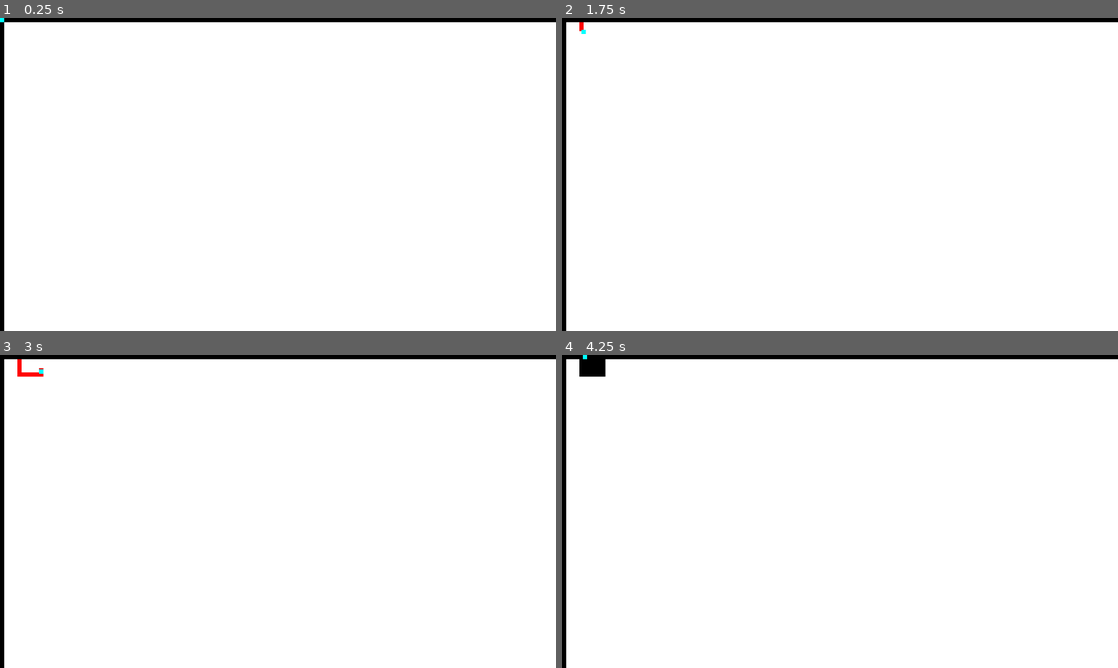
Above: before the commit, frames 1-4 (two rows, left to right).
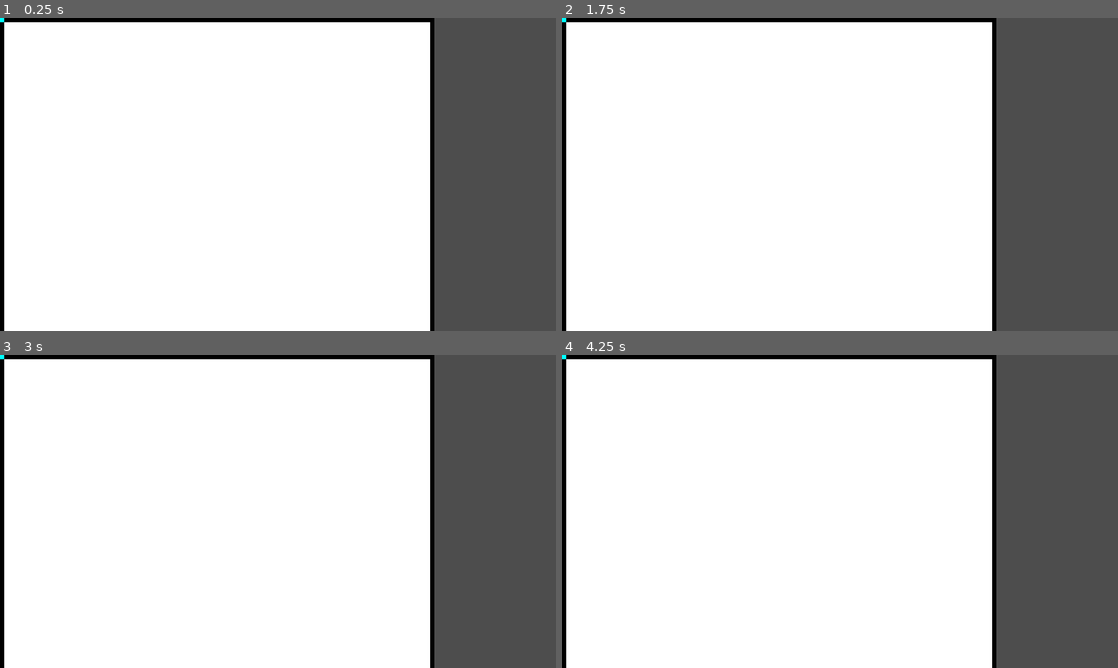
Above: after the commit, the same moments.

Repository: mfventura/xonix-replica
Game: Godot game, scene res://Gameboard.tscn
Same seed, same stepped clock (60 frames per second), same inputs: the game is played once before the commit and once after it.
Inputs:
- Up to frame 1 (0.25 s): no input
- Up to frame 2 (1.75 s): tap Enter at 0.5 s; hold Right (ui_right) 0.53-1.28 s; tap Space at 1.25 s; hold Down (ui_down) from 1.28 s (still down)
- Up to frame 3 (3 s): tap Enter at 2 s; release Down (ui_down) at 2.03 s; hold Right (ui_right) 2.03-2.78 s; tap Space at 2.75 s; hold Up (ui_up) from 2.78 s (still down)
- Up to frame 4 (4.25 s): release Up (ui_up) at 3.53 s; hold Left (ui_left) from 3.53 s (still down)

The runs differ from the first frame. In frame 1, 23% of the frame differs, in the area x 77-100%, y 0-100%; in frame 2, 23%; in frame 3, 23%; in frame 4, 23%, in the area x 0-100%, y 0-100%.

Commit message:
Refactor

Diff:
--- a/Cell.tscn
+++ /dev/null
@@ -1,46 +0,0 @@
-[gd_scene load_steps=3 format=3 uid="uid://cl1svdr8eqk8f"]
-
-[sub_resource type="GDScript" id="GDScript_pervj"]
-script/source = "extends Area2D
-
-var size = 20
-var current_value = 0
-var x
-var y
-
-# Called when the node enters the scene tree for the first time.
-func _ready():
-	pass # Replace with function body.
-
-
-# Called every frame. 'delta' is the elapsed time since the previous frame.
-func _process(delta):
-	pass
-
-func set_size(new_size):
-	size = new_size
-
-func set_current_value(new_value : int):
-	current_value = new_value
-
-func set_x_y(new_x, new_y):
-	x = new_x
-	y = new_y
-
-func _draw():
-	var color = Color.WHITE
-	if(current_value == -1):
-		color = Color.GRAY
-	elif (current_value == 1):
-		color = Color.BLACK
-	var rect = Rect2(-size/2, -size/2, size, size)
-	draw_rect(rect, color, true)
-"
-
-[sub_resource type="RectangleShape2D" id="RectangleShape2D_fsug5"]
-
-[node name="Cell" type="Area2D"]
-script = SubResource("GDScript_pervj")
-
-[node name="CollisionShape2D" type="CollisionShape2D" parent="."]
-shape = SubResource("RectangleShape2D_fsug5")
--- a/Character.gd
+++ b/Character.gd
@@ -3,30 +3,32 @@
 
 @export var speed = 60
 var size  : int = 2
+var player : int = 1
 
 # Called when the node enters the scene tree for the first time.
 func _ready():
 	pass # Replace with function body.
 
 func get_input():
-	if Input.is_action_pressed('ui_right'):
+	var remX =  int(position.x) % size
+	var remY =  int(position.y) % size
+	if Input.is_action_pressed('right_p'+str(player)):
 		velocity.x = 1
 		velocity.y = 0
-	elif Input.is_action_pressed('ui_left'):
+		position.y -= remY
+	elif Input.is_action_pressed('left_p'+str(player)):
 		velocity.x = -1
 		velocity.y = 0
-	elif Input.is_action_pressed('ui_down'):
+		position.y -= remY
+	elif Input.is_action_pressed('down_p'+str(player)):
 		velocity.y = 1
 		velocity.x = 0
-	elif Input.is_action_pressed('ui_up'):
+		position.x -= remX
+	elif Input.is_action_pressed('up_p'+str(player)):
 		velocity.y = -1
 		velocity.x = 0
+		position.x -= remX
 	velocity = (velocity.normalized() * speed)
-	print(velocity)
-
-# Called every frame. 'delta' is the elapsed time since the previous frame.
-func _process(delta):
-	pass
 
 func _physics_process(delta):
 	get_input()
--- a/Gameboard.gd
+++ b/Gameboard.gd
@@ -2,21 +2,19 @@
 
 
 var size : float = 10
-var width: float = 200
-var height: float = 200
+var width: float = 100
+var height: float = 100
 var offset = 0
 
 @export var char : CharacterBody2D
 
-var boardData = []
-var floodFill = []
 var fillCells = []
 
 # Called when the node enters the scene tree for the first time.
 func _ready():
-	print("Ready")
 	_buildBoard()
 	char.set_size(size)
+
 func restart():
 	char.stop_movement()
 	char.position = Vector2.ZERO
@@ -25,18 +23,17 @@
 
 
 func _buildBoard():
-	boardData = []
-	floodFill = []
+	Globals.boardData = []
 	fillCells = []
 	for x in width:
 		var row = []
 		for y in height:
 			row.append({
 				"val": 1 if (x == 0 || x== width-1 || y == 0 || y == height-1) else 0,
-				"x" : x*size+offset,
-				"y" : y*size+offset
+				"x" : x,
+				"y" : y
 			})
-		boardData.append(row)
+		Globals.boardData.append(row)
 
 
 # Called every frame. 'delta' is the elapsed time since the previous frame.
@@ -47,12 +44,12 @@
 	var x = int(char.position.x - offset)/size;
 	var y = int(char.position.y - offset)/size;
 	if(x >= 0 && x < width && y >= 0 && y < height):
-		var cell = boardData[x][y]
+		var cell = Globals.boardData[x][y]
 		if(cell.val == 0):
-			var row = boardData[x]
+			var row = Globals.boardData[x]
 			cell.val = -1
 			row[y] = cell
-			boardData[x] = row
+			Globals.boardData[x] = row
 			fillCells.append(cell)
 			queue_redraw()
 		elif(cell.val == 1):
@@ -68,9 +65,7 @@
 	if(fillCells.size() > 0):
 		char.stop_movement()
 		for cell in fillCells:
-			var x = int(cell.x - offset)/size
-			var y = int(cell.y - offset)/size
-			boardData[x][y].val = 1
+			Globals.boardData[cell.x][cell.y].val = 1
 		var lastCell = fillCells[fillCells.size()-1]
 		fillCells.clear()
 		queue_redraw()
@@ -78,51 +73,34 @@
 		flood_fill(lastCell)
 
 func flood_fill(lastCell):
-	var x = int(lastCell.x - offset)/size
-	var y = int(lastCell.y - offset)/size
 	var sides = []
-	if((y+1 > 0 && y+1 < height) && boardData[x][y+1].val == 0):
-		print("Abajo")
-		sides.append(boardData[x][y+1])
-	if((y-1 > 0 && y-1 < height) && boardData[x][y-1].val == 0):
-		print("Arriba")
-		sides.append(boardData[x][y-1])
-	if((x-1 > 0 && x-1 < width) && boardData[x-1][y].val == 0):
-		print("Izquierda")
-		sides.append(boardData[x-1][y])
-	if((x+1 > 0 && x+1 < width) && boardData[x+1][y].val == 0):
-		print("Derecha")
-		sides.append(boardData[x+1][y])
+	if((lastCell.y+1 > 0 && lastCell.y+1 < height) && Globals.boardData[lastCell.x][lastCell.y+1].val == 0):
+		sides.append(Globals.boardData[lastCell.x][lastCell.y+1])
+	if((lastCell.y-1 > 0 && lastCell.y-1 < height) && Globals.boardData[lastCell.x][lastCell.y-1].val == 0):
+		sides.append(Globals.boardData[lastCell.x][lastCell.y-1])
+	if((lastCell.x-1 > 0 && lastCell.x-1 < width) && Globals.boardData[lastCell.x-1][lastCell.y].val == 0):
+		sides.append(Globals.boardData[lastCell.x-1][lastCell.y])
+	if((lastCell.x+1 > 0 && lastCell.x+1 < width) && Globals.boardData[lastCell.x+1][lastCell.y].val == 0):
+		sides.append(Globals.boardData[lastCell.x+1][lastCell.y])
 	if(sides.size() == 2):
-		print(sides[0])
-		print(sides[1])
 		var side1 = []
 		var side2 = []
 		#Aplicar flood_fill a los dos lados
+		print("Area 1")
 		calculate_area_flood_fill(sides[0], side1)
+		print("Area 2")
 		calculate_area_flood_fill(sides[1], side2)
-		print("------------------------------------------------------")
-		print(side1.size())
-		print(side2.size())
-		print("------------------------------------------------------")
+		print("Fill")
 		if(side1.size() <= side2.size()):
 			for cell in side1:
-				x = int((cell.x - offset)/size)
-				y = int((cell.y - offset)/size)
-				boardData[x][y].val = 1
+				Globals.boardData[cell.x][cell.y].val = 1
 			for cell in side2:
-				x = int((cell.x - offset)/size)
-				y = int((cell.y - offset)/size)
-				boardData[x][y].val = 0
+				Globals.boardData[cell.x][cell.y].val = 0
 		else:
 			for cell in side2:
-				x = int((cell.x - offset)/size)
-				y = int((cell.y - offset)/size)
-				boardData[x][y].val = 1
+				Globals.boardData[cell.x][cell.y].val = 1
 			for cell in side1:
-				x = int((cell.x - offset)/size)
-				y = int((cell.y - offset)/size)
-				boardData[x][y].val = 0
+				Globals.boardData[cell.x][cell.y].val = 0
 		queue_redraw()
 
 func calculate_area_flood_fill(node, arr):
@@ -133,51 +111,35 @@
 	for floodCell in floodQ:
 		var w = floodCell
 		var e = floodCell
-		var x = int((floodCell.x-offset)/size)
-		var y = int((floodCell.y-offset)/size)
 		if(floodCell.val == 0):
 			arr.append(floodCell)
-			boardData[x][y].val = 2
-		var wStop = false
-		var eStop = false
-		while !wStop:
-			x = int((w.x-offset)/size)-1
-			y = int((w.y-offset)/size)
-			if(x <= 0):
-				wStop = true
+			Globals.boardData[floodCell.x][floodCell.y].val = 2
+
+		fillDirection(-1, Vector2(floodCell.x, floodCell.y), floodQ, arr)
+		fillDirection(1, Vector2(floodCell.x, floodCell.y), floodQ, arr)
+
+func fillDirection(direction, currentPosition, floodQ, arr):
+	var directionStop : bool = false
+	while !directionStop:
+		var x = currentPosition.x+direction
+		var y = currentPosition.y
+		if(x <= 0):
+			directionStop = true
+		else:
+			var directionCell = Globals.boardData[x][y]
+			if(directionCell.val == 0):
+				arr.append(directionCell)
+				Globals.boardData[x][y].val = 2
+				if(y-1 >= 0):
+					floodQ.append(Globals.boardData[x][y-1])
+				if(y+1 < height):
+					floodQ.append(Globals.boardData[x][y+1])
+				currentPosition = Vector2(x, y)
 			else:
-				var leftCell = boardData[x][y]
-				if(leftCell.val == 0):
-					arr.append(leftCell)
-					boardData[x][y].val = 2
-					if(y-1 >= 0):
-						floodQ.append(boardData[x][y-1])
-					if(y+1 < height):
-						floodQ.append(boardData[x][y+1])
-					w = leftCell
-				else:
-					wStop = true
-
-		while !eStop:
-			x = int((e.x-offset)/size)+1
-			y = int((e.y-offset)/size)
-			if(x >= width):
-				eStop = true
-			else:
-				var rightCell = boardData[x][y]
-				if(rightCell.val == 0):
-					arr.append(rightCell)
-					boardData[x][y].val = 2
-					if(y-1 >= 0):
-						floodQ.append(boardData[x][y-1])
-					if(y+1 < height):
-						floodQ.append(boardData[x][y+1])
-					e = rightCell
-				else:
-					eStop = true
+				directionStop = true
 
 func _draw():
-	for row in boardData:
+	for row in Globals.boardData:
 		for cell in row:
 			var color = Color.WHITE
 			if(cell.val == -1):
@@ -186,5 +148,5 @@
 				color = Color.BLACK
 			elif(cell.val == 2):
 				color = Color.AQUA
-			var rect = Rect2(cell.x, cell.y , size, size)
+			var rect = Rect2(cell.x*size+offset, cell.y*size+offset, size, size)
 			draw_rect(rect, color, true)
--- a/Globals.gd
+++ b/Globals.gd
@@ -1,11 +1,3 @@
 extends Node
 
-
-# Called when the node enters the scene tree for the first time.
-func _ready():
-	pass # Replace with function body.
-
-
-# Called every frame. 'delta' is the elapsed time since the previous frame.
-func _process(delta):
-	pass
+var boardData = []
--- a/project.godot
+++ b/project.godot
@@ -14,11 +14,38 @@
 run/main_scene="res://Gameboard.tscn"
 config/features=PackedStringArray("4.1", "GL Compatibility")
 
+[autoload]
+
+Globals="*res://Globals.gd"
+
 [display]
 
 window/size/viewport_width=1280
 window/size/viewport_height=720
 
+[input]
+
+right_p1={
+"deadzone": 0.5,
+"events": [Object(InputEventKey,"resource_local_to_scene":false,"resource_name":"","device":0,"window_id":0,"alt_pressed":false,"shift_pressed":false,"ctrl_pressed":false,"meta_pressed":false,"pressed":false,"keycode":0,"physical_keycode":68,"key_label":0,"unicode":0,"echo":false,"script":null)
+]
+}
+left_p1={
+"deadzone": 0.5,
+"events": [Object(InputEventKey,"resource_local_to_scene":false,"resource_name":"","device":0,"window_id":0,"alt_pressed":false,"shift_pressed":false,"ctrl_pressed":false,"meta_pressed":false,"pressed":false,"keycode":0,"physical_keycode":65,"key_label":0,"unicode":0,"echo":false,"script":null)
+]
+}
+up_p1={
+"deadzone": 0.5,
+"events": [Object(InputEventKey,"resource_local_to_scene":false,"resource_name":"","device":-1,"window_id":0,"alt_pressed":false,"shift_pressed":false,"ctrl_pressed":false,"meta_pressed":false,"pressed":false,"keycode":0,"physical_keycode":87,"key_label":0,"unicode":119,"echo":false,"script":null)
+]
+}
+down_p1={
+"deadzone": 0.5,
+"events": [Object(InputEventKey,"resource_local_to_scene":false,"resource_name":"","device":-1,"window_id":0,"alt_pressed":false,"shift_pressed":false,"ctrl_pressed":false,"meta_pressed":false,"pressed":false,"keycode":0,"physical_keycode":83,"key_label":0,"unicode":115,"echo":false,"script":null)
+]
+}
+
 [rendering]
 
 renderer/rendering_method="gl_compatibility"
